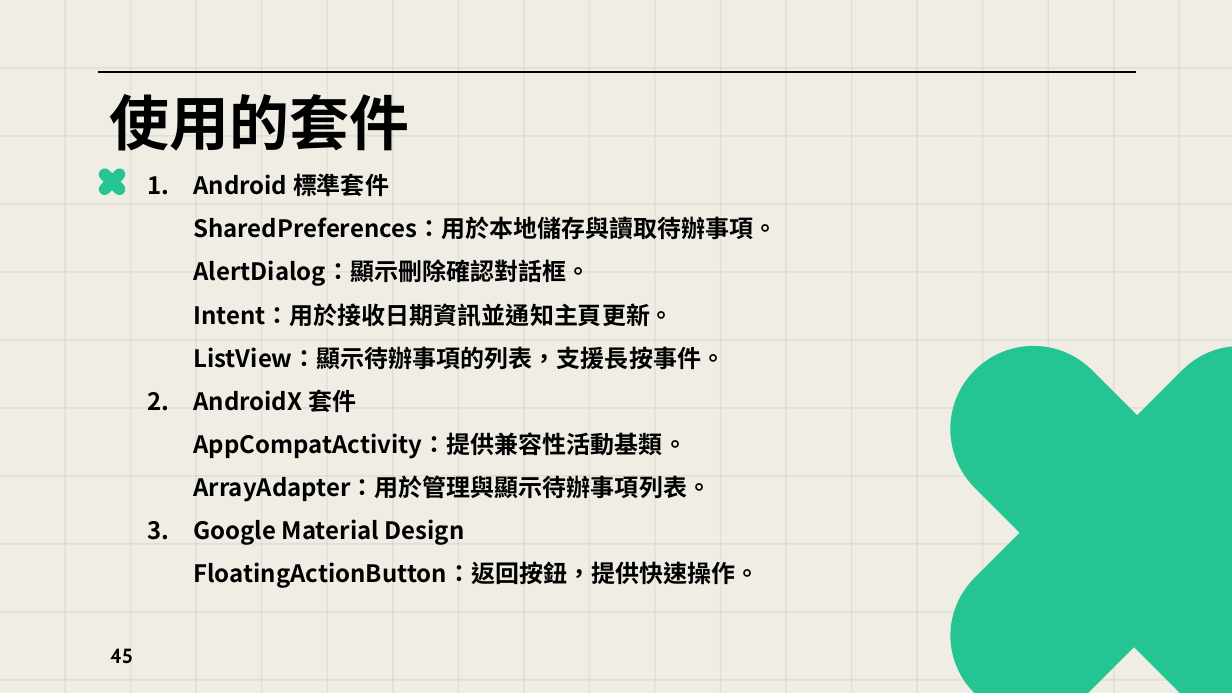
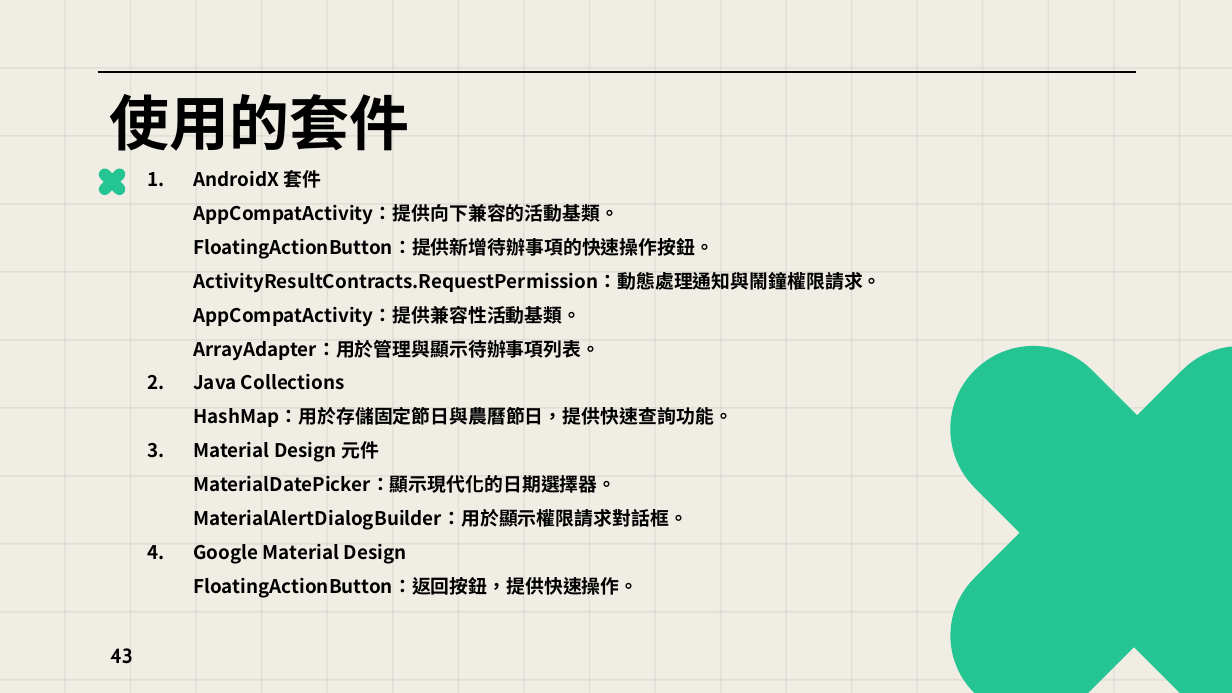
Before and after one commit to bhrtgbrt/Finalproject, a slide deck: slide 43 of 第七組_期末專題報告_日曆.pptx (slide 45 before the commit). Drawn at 1232x693 pixels with LibreOffice and Linux fonts; fonts in the diff are those of the drawing. Boxes give left, top, right and bottom in pixels: in the first picture for what was removed or moved away, otherwise in the second. Text is boxed around its words. In the diff, an @@ line names an element or a change of style, - is before the commit and + after.

```diff
--- a/第七組_期末專題報告_日曆.pptx
+++ b/第七組_期末專題報告_日曆.pptx
@@ text at [193, 170, 881, 530]: text changed; size 14 to 11 pt @@
-1. Android 標準套件
-   SharedPreferences：用於本地儲存與讀取待辦事項。
-   AlertDialog：顯示刪除確認對話框。
-   Intent：用於接收日期資訊並通知主頁更新。
-   ListView：顯示待辦事項的列表，支援長按事件。
-2. AndroidX 套件
-   AppCompatActivity：提供兼容性活動基類。
-   ArrayAdapter：用於管理與顯示待辦事項列表。
+1. AndroidX 套件
+   AppCompatActivity：提供向下兼容的活動基類。
+   FloatingActionButton：提供新增待辦事項的快速操作按鈕。
+   ActivityResultContracts.RequestPermission：動態處理通知與鬧鐘權限請求。
+   AppCompatActivity：提供兼容性活動基類。
+   ArrayAdapter：用於管理與顯示待辦事項列表。
+2. Java Collections
+   HashMap：用於存儲固定節日與農曆節日，提供快速查詢功能。
+3. Material Design 元件
+   MaterialDatePicker：顯示現代化的日期選擇器。
+   MaterialAlertDialogBuilder：用於顯示權限請求對話框。
@@ text at [193, 543, 638, 598]: size 14 to 11 pt in "Google Material Design FloatingActionButton：返回按鈕，提供快速操作。" @@
@@ page number at [110, 648, 133, 664]: text changed @@
-45
+43
```
Also in this commit, not shown: 2 other slides changed, 2 slides added, 5 slides removed, 6 other files.
